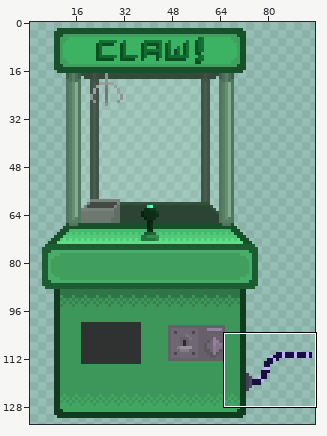
Two states of a sprite sheet, Faraway Land/Assets/Scene Sprites/Level 01/Aracde Tiles/clawMachine.png. The picture above shows the old version from afar; the outline marks the close-up.
Close-up. Before:
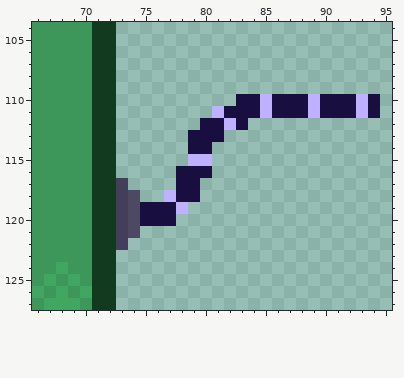
The file is 96x134 pixels. Colours within 5 levels of each other are drawn and written as one. Shown: x 66..95, y 104..127. The wide view leaves out empty margins.
Now the later version:
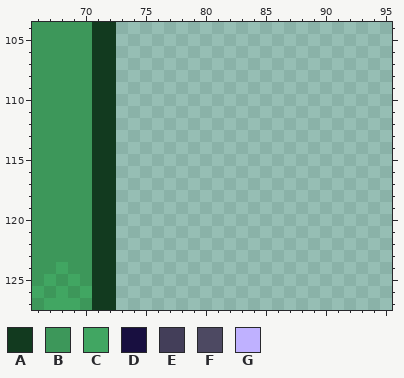
Palette (. is transparent): A #123a1f  B #3d975a  C #41a662  D #180f40  E #433e59  F #4d4962  G #bfb1ff
Edits made:
{"y":110,"x":83,"old":"DDGDDDGDDDGD","new":"............"}
{"y":111,"x":81,"old":"GDDDGDDDGDDDGD","new":".............."}
{"y":112,"x":80,"old":"DDGD","new":"...."}
{"y":113,"x":79,"old":"DDD","new":"..."}
{"y":114,"x":79,"old":"DD","new":".."}
{"y":115,"x":79,"old":"GG","new":".."}
{"y":116,"x":78,"old":"DDD","new":"..."}
{"y":117,"x":73,"old":"E","new":"."}
{"y":117,"x":78,"old":"DD","new":".."}
{"y":118,"x":73,"old":"EF","new":".."}
{"y":118,"x":77,"old":"GDD","new":"..."}
{"y":119,"x":73,"old":"EFDDDG","new":"......"}
{"y":120,"x":73,"old":"EFDDD","new":"....."}
{"y":121,"x":73,"old":"EF","new":".."}
{"y":122,"x":73,"old":"E","new":"."}
